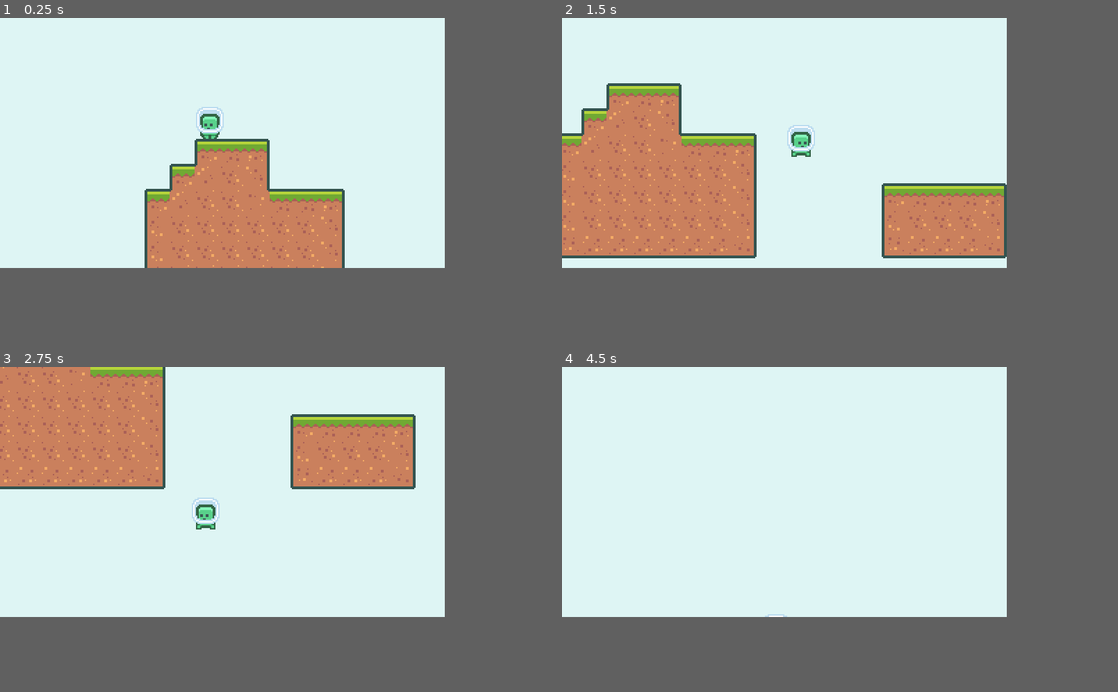
Above: before the commit, frames 1-4 (two rows, left to right).
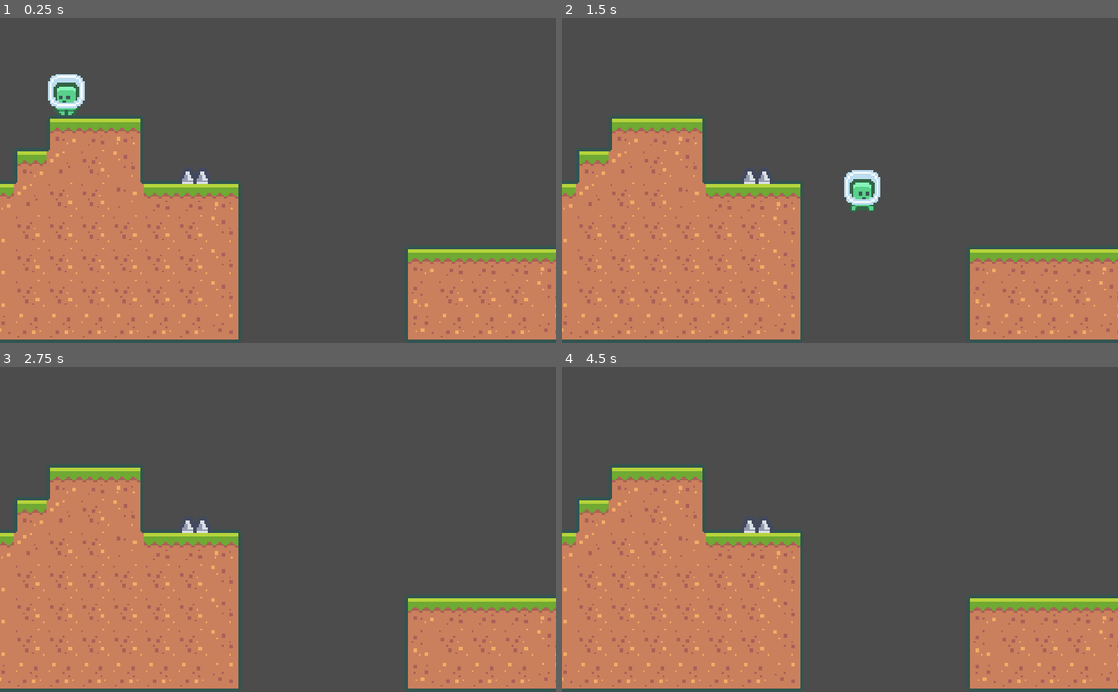
Above: after the commit, the same moments.

Repository: lWardenl/Godot-Platformer2D
Game: Godot game, scene res://Assets/Scenes/BaseLevel.tscn
The game is run twice, just before and just after one commit, with the same random seed, the same clock (stepped at 60 frames per second) and the same inputs.
Inputs:
- Up to frame 1 (0.25 s): no input
- Up to frame 2 (1.5 s): hold D (move_right) from 0.53 s (still down); tap Space (jump) at 0.77 s
- Up to frame 3 (2.75 s): tap Space (jump) at 1.52 s; release D (move_right) at 2.03 s; hold A (move_left) from 2.03 s (still down)
- Up to frame 4 (4.5 s): release A (move_left) at 2.78 s; hold D (move_right) 2.78-4.28 s; tap Space (jump) at 3.02, 3.77 s; hold A (move_left) from 4.28 s (still down)
In our replay, the window is 640x360 before the commit and 800x468 after it. These sizes can differ from the game's own. Grey fills any space a smaller window leaves; there, only what the larger window draws over its background counts as a difference.

The runs differ from the first frame. In frame 1, 76% of the frame differs, in the area x 0-100%, y 0-100%; in frame 2, 70%; in frame 3, 79%; in frame 4, 79%.

Commit message:
player changes

Diff:
--- a/Assets/Scenes/BaseLevel.tscn
+++ b/Assets/Scenes/BaseLevel.tscn
@@ -1,7 +1,6 @@
-[gd_scene load_steps=7 format=2]
+[gd_scene load_steps=6 format=2]
 
-[ext_resource path="res://Assets/Scripts/GameCamera.gd" type="Script" id=1]
-[ext_resource path="res://Assets/Scripts/Player.gd" type="Script" id=2]
+[ext_resource path="res://Assets/Scenes/Spikes.tscn" type="PackedScene" id=1]
 [ext_resource path="res://Assets/Scenes/GameCamera.tscn" type="PackedScene" id=3]
 [ext_resource path="res://Assets/Scenes/Player.tscn" type="PackedScene" id=4]
 [ext_resource path="res://Assets/TileMap/TilemapNode.tres" type="TileSet" id=5]
@@ -15,13 +14,15 @@
 tile_set = ExtResource( 5 )
 cell_size = Vector2( 18, 18 )
 format = 1
-tile_data = PoolIntArray( -131072, 1, 0, -131071, 1, 1, -131 …(140 unchanged characters)… 39, 3, 1, 1, 4, 1, 1, 5, 1, 2, 6, 0, 0, 7, 0, 0, 9, 0, 0, 10, 0, 0, 11, 0, 0, 12, 0, 0, 13, 0, 0, 14, 0, 0, 131070, 1, 65536, 131071, 1, 65537, 6553 …(793 unchanged characters)…
+tile_data = PoolIntArray( -131072, 1, 0, -131071, 1, 1, -131 …(140 unchanged characters)… 39, 3, 1, 1, 4, 1, 1, 5, 1, 2, 6, 0, 0, 131070, 1, 65536, 131071, 1, 65537, 6553 …(793 unchanged characters)…
 
-[node name="Player" type="KinematicBody2D" parent="." groups=["player"] instance=ExtResource( 4 )]
+[node name="Player" parent="." instance=ExtResource( 4 )]
 position = Vector2( -117, -36 )
-script = ExtResource( 2 )
 
-[node name="GameCamera" type="Camera2D" parent="." instance=ExtResource( 3 )]
-current = true
-script = ExtResource( 1 )
-backgroundColor = Color( 0.87451, 0.964706, 0.960784, 1 )
+[node name="GameCamera" parent="." instance=ExtResource( 3 )]
+zoom = Vector2( 0.3, 0.3 )
+editor_draw_limits = true
+script = null
+
+[node name="Spikes" parent="." instance=ExtResource( 1 )]
+position = Vector2( -46, 2 )
--- a/Assets/Scenes/GameCamera.tscn
+++ b/Assets/Scenes/GameCamera.tscn
@@ -1,7 +1,4 @@
-[gd_scene load_steps=2 format=2]
-
-[ext_resource path="res://Assets/Scripts/GameCamera.gd" type="Script" id=1]
+[gd_scene format=2]
 
 [node name="GameCamera" type="Camera2D"]
 current = true
-script = ExtResource( 1 )
--- a/Assets/Scripts/BaseLevel.gd
+++ b/Assets/Scripts/BaseLevel.gd
@@ -14,8 +14,9 @@
 
 func create_player():
 	var playerInstance = playerScene.instance()
-	add_child_below_node(playerInstance, currentPlayerNode)
+	add_child_below_node(currentPlayerNode,playerInstance)
 	register_player(playerInstance)
+	playerInstance.position = spawnPosition
 
 func on_player_died():
 	currentPlayerNode.queue_free()
--- a/project.godot
+++ b/project.godot
@@ -16,12 +16,13 @@
 
 [display]
 
-window/size/width=320
-window/size/height=180
+window/size/resizable=false
+window/size/fullscreen=true
+window/size/always_on_top=true
 window/size/test_width=1920
 window/size/test_height=1080
-window/stretch/mode="viewport"
-window/stretch/aspect="keep_height"
+window/stretch/mode="2d"
+window/stretch/aspect="keep"
 
 [gui]
 
